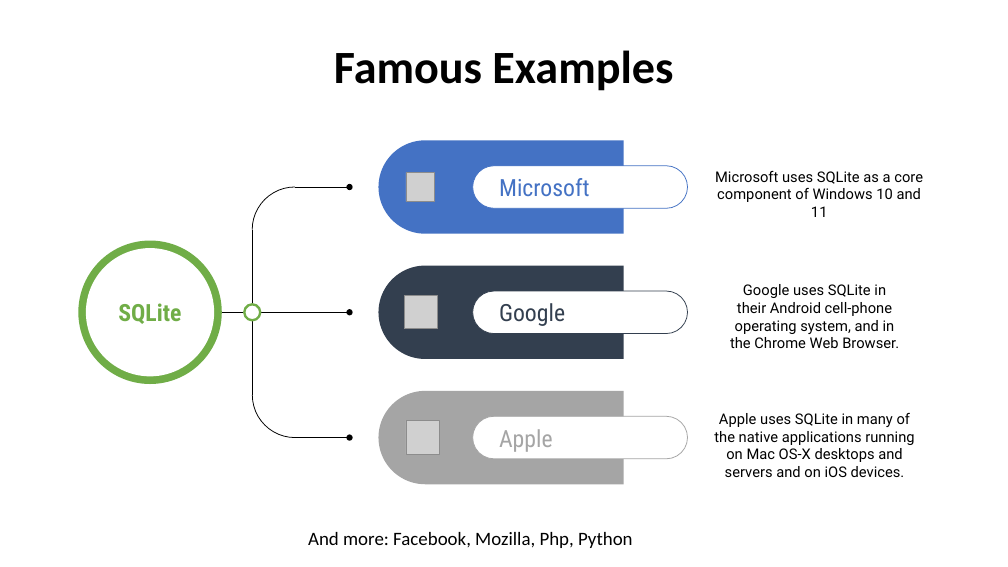
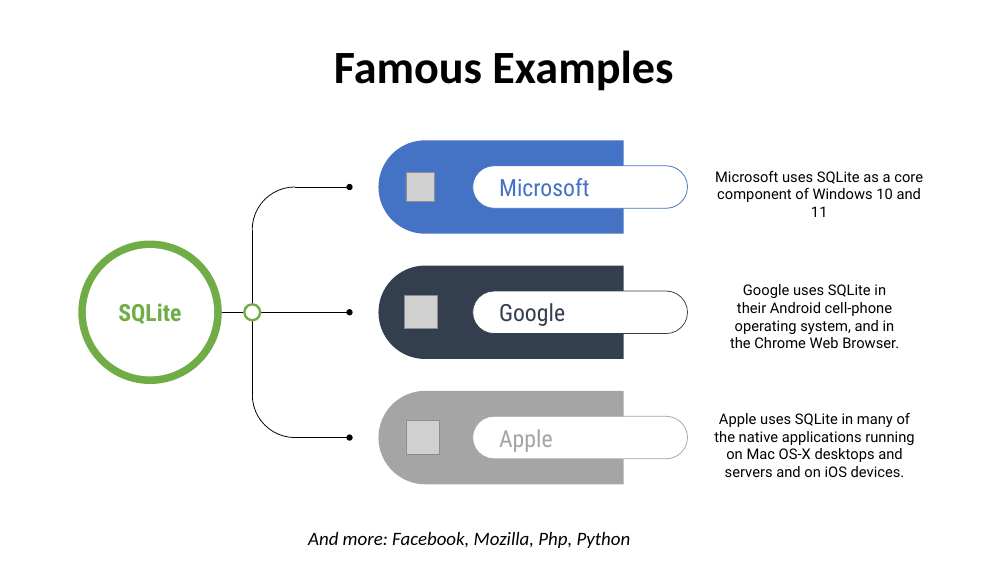
Before and after one commit to AntonioPirani/SQLiteProject, a slide deck: slide 10 of Presentation.pptx. Drawn at 1008x567 pixels with LibreOffice and Linux fonts; fonts in the diff are those of the drawing; grey boxes stand for pictures. Boxes give left, top, right and bottom in pixels: in the first picture for what was removed or moved away, otherwise in the second. Text is boxed around its words. In the diff, an @@ line names an element or a change of style, - is before the commit and + after.

```diff
--- a/Presentation.pptx
+++ b/Presentation.pptx
@@ text "And more: Facebook, Mozilla, Php, ..." at bbox=[308, 532, 631, 548]: italic on @@
```
Also in this commit, not shown: 2 other slides changed, 1 slide added, 1 slide removed.
